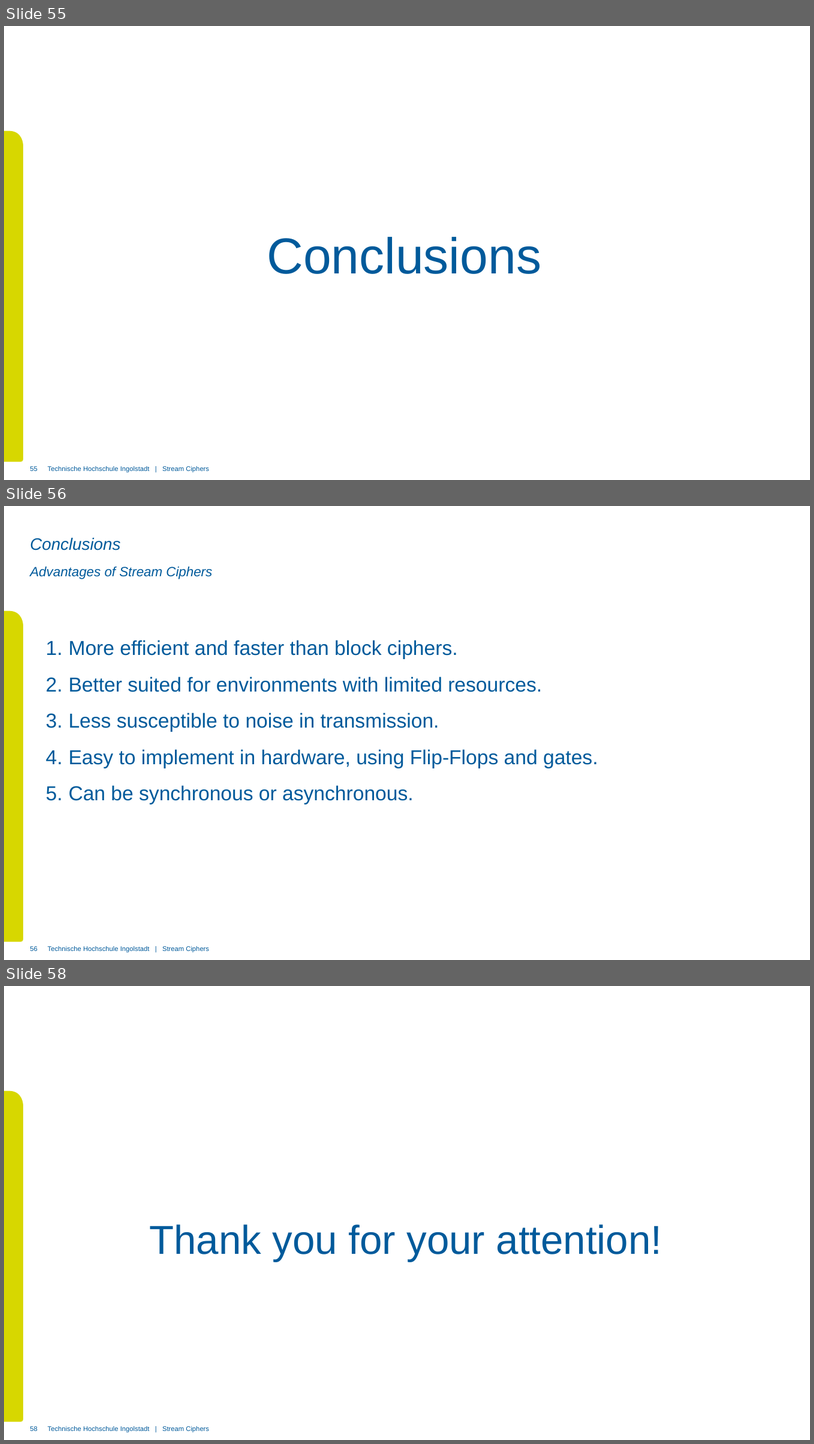
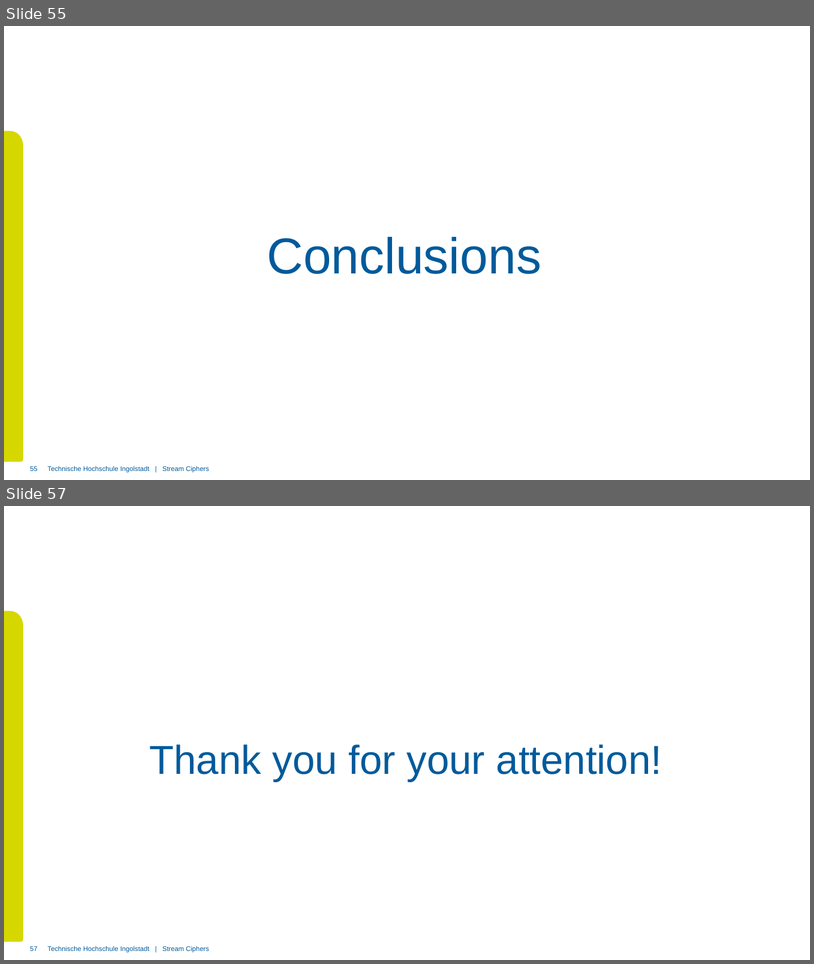
Before and after one commit to xThale/crypto-stream-ciphers, a slide deck: Präsentation/Merged Presentation.pptx. Shown one above the other, each under a label of ours: slides 55, 56 and 58 before the commit, slides 55 and 57 after it; the slides between them are not shown. The pictures are 814x1444 and 814x964 pixels, drawn with LibreOffice and Linux fonts; fonts in the diff are those of the drawing; background and template pictures are left out. Boxes give left, top, right and bottom in pixels: in the first picture for what was removed or moved away, otherwise in the second. Text is boxed around its words. In the diff, an @@ line names an element or a change of style, - is before the commit and + after.

Commit message:
Changed Conclusion

```diff
--- a/Präsentation/Merged Presentation.pptx
+++ b/Präsentation/Merged Presentation.pptx
@@ slide 56 removed at (4, 506, 810, 960), background #FFFFFF; not listed: 2 template elements that a slide beside it also shows @@
@@ title removed at (30, 538, 120, 550) @@
-Conclusions
@@ subtitle removed at (30, 566, 212, 579) @@
-Advantages of Stream Ciphers
@@ text removed at (69, 640, 598, 804) @@
-1. More efficient and faster than block ciphers.
-2. Better suited for environments with limited resources.
-3. Less susceptible to noise in transmission.
-4. Easy to implement in hardware, using Flip-Flops and gates.
-5. Can be synchronous or asynchronous.
@@ page number removed at (30, 946, 37, 951) @@
-56
@@ what was slide 58 is now slide 57 @@
@@ page number at (30, 946, 37, 951): text changed @@
-58
+57
```
Also in this commit, not shown: 3 slides changed, 1 slide added, 1 other slide removed.
